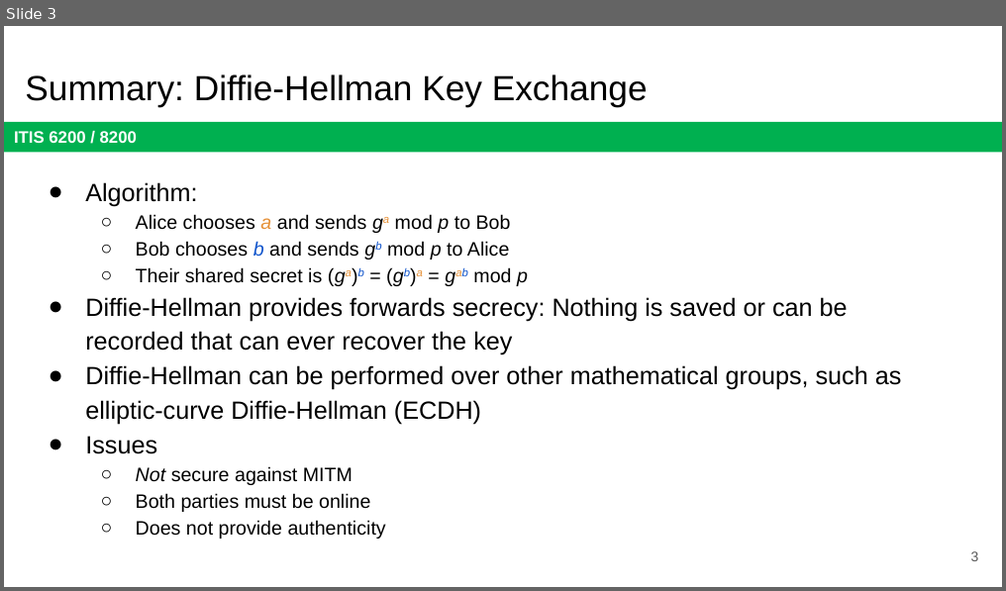
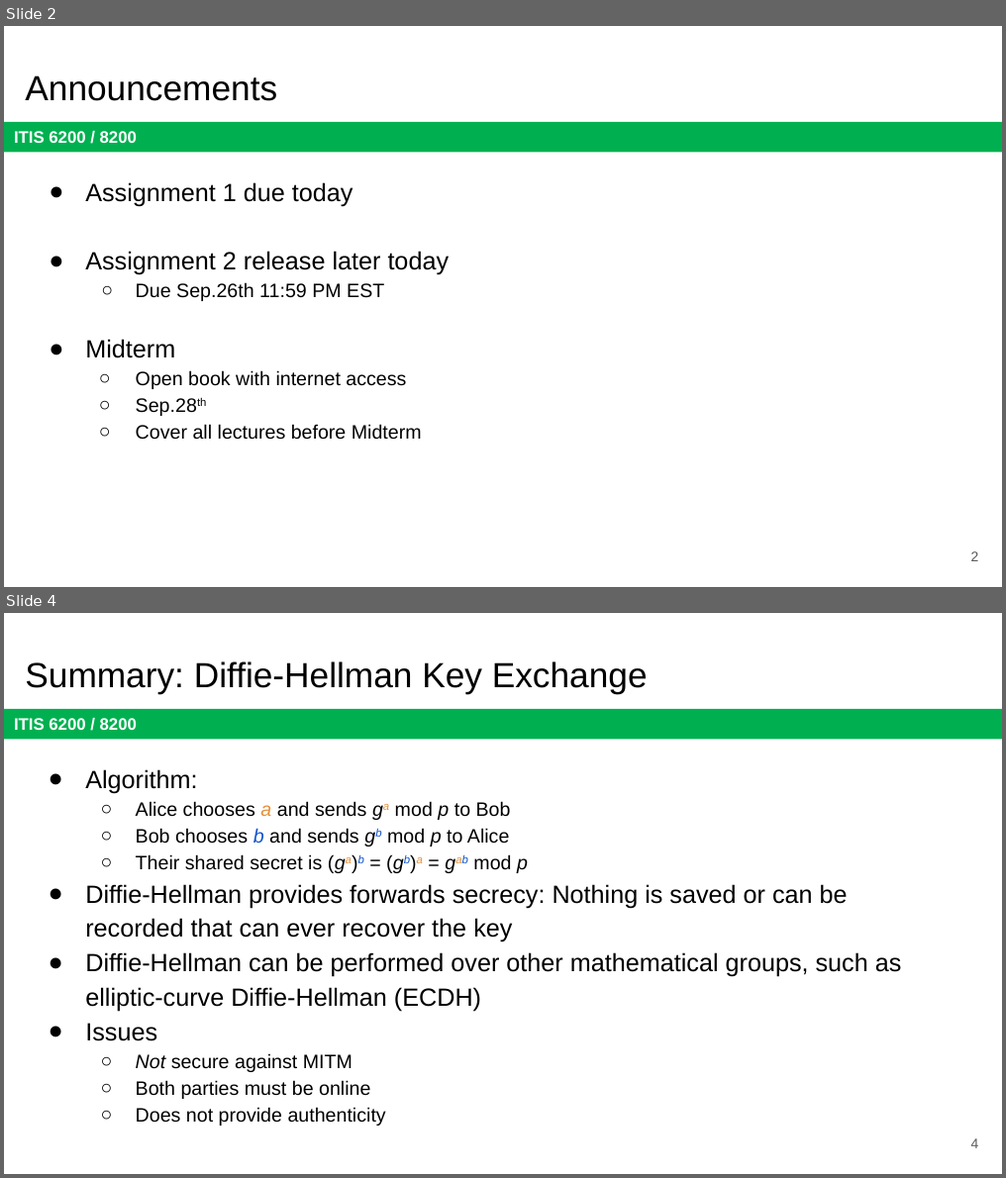
Before and after one commit to jx5c/github.io, a slide deck: teaching/ITIS6200/2023fa/lectures/lec06.pptx. Shown one above the other, each under a label of ours: slide 3 before the commit, slides 2 and 4 after it; the slides between them are not shown. The pictures are 1006x591 and 1006x1178 pixels, drawn with LibreOffice and Linux fonts; fonts in the diff are those of the drawing. Boxes give left, top, right and bottom in pixels: in the first picture for what was removed or moved away, otherwise in the second. Text is boxed around its words. In the diff, an @@ line names an element or a change of style, - is before the commit and + after.

```diff
--- a/teaching/ITIS6200/2023fa/lectures/lec06.pptx
+++ b/teaching/ITIS6200/2023fa/lectures/lec06.pptx
@@ slide 2 added at [4,26,1002,587], background #FFFFFF; not listed: 1 template element that a slide beside it also shows @@
@@ title added at [25,76,277,101], 25.2 pt, text #000000 @@
+Announcements
@@ text added at [85,182,450,440], 14 pt, text #000000 @@
+● Assignment 1 due today
+● Assignment 2 release later today
+  ○ Due Sep.26th 11:59 PM EST
+● Midterm
+  ○ Open book with internet access
+  ○ Sep.28th
+  ○ Cover all lectures before Midterm
@@ page number added at [971,552,979,562], 10 pt, text #595959 @@
+2
@@ what was slide 3 is now slide 4 @@
@@ page number at [971,1139,979,1149]: text changed @@
-3
+4
```
Also in this commit, not shown: 11 slides changed, 1 other file.
